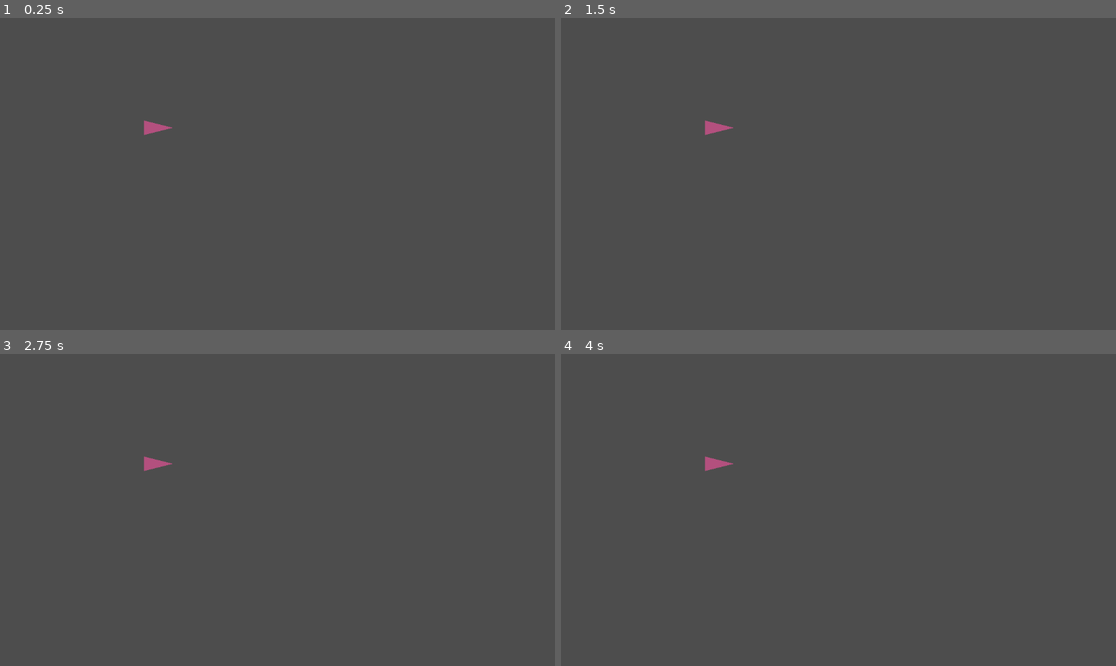
Above: before the commit, frames 1-4 (two rows, left to right).
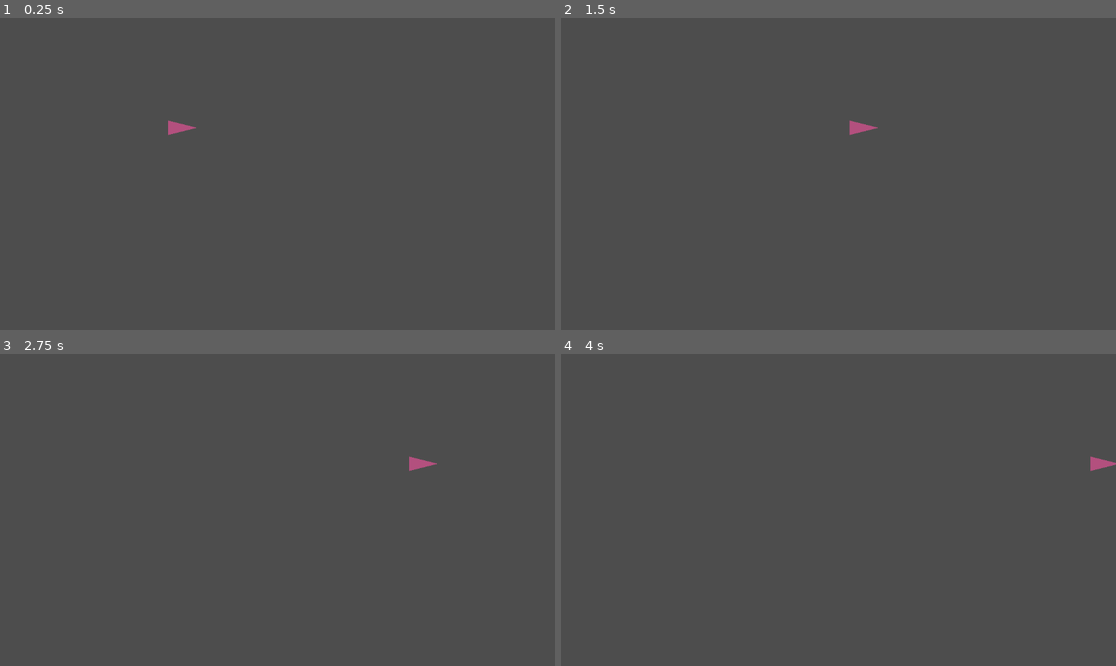
Above: after the commit, the same moments.

Repository: Churn3d/Fun-with-Boid
Game: Godot game, scene res://boid2d_garden.tscn
The game is run twice, just before and just after one commit, with the same random seed, the same clock (stepped at 60 frames per second) and the same inputs.
Inputs:
- Up to frame 1 (0.25 s): no input
- Up to frame 2 (1.5 s): no input
- Up to frame 3 (2.75 s): no input
- Up to frame 4 (4 s): no input

The runs differ from the first frame. In frame 1, 0.2% of the frame differs, in the area x 25-36%, y 32-38%; in frame 2, 0.3%, in the area x 25-58%, y 32-38%; in frame 3, 0.3%; in frame 4, 0.3%.

Commit message:
Made boid move
Boid now moves to the right.

Diff:
--- a/boid2d.tscn
+++ b/boid2d.tscn
@@ -1,6 +1,9 @@
 [gd_scene format=3 uid="uid://bt61t7lmxqdyw"]
 
-[node name="CharacterBody2D" type="CharacterBody2D" unique_id=1798824213]
+[ext_resource type="Script" uid="uid://d35rqxo7a0f6x" path="res://boid_2d.gd" id="1_5kdxg"]
+
+[node name="BoidCharacterBody2D" type="CharacterBody2D" unique_id=1798824213]
+script = ExtResource("1_5kdxg")
 
 [node name="CollisionPolygon2D" type="CollisionPolygon2D" parent="." unique_id=301941702]
 polygon = PackedVector2Array(3, 0, 0, -1, 0, 1)
--- /dev/null
+++ b/boid_2d.gd
@@ -0,0 +1,15 @@
+extends CharacterBody2D
+
+
+@export var speed = 200.0
+@export var rotation_speed = 1.5
+
+var rotation_direction = 0
+
+func get_bearing():
+	velocity = transform.x * speed
+
+func _physics_process(delta: float) -> void:
+	get_bearing()
+	rotation += rotation_direction * rotation_speed * delta
+	move_and_slide()
Not shown, added: boid_2d.gd.uid
